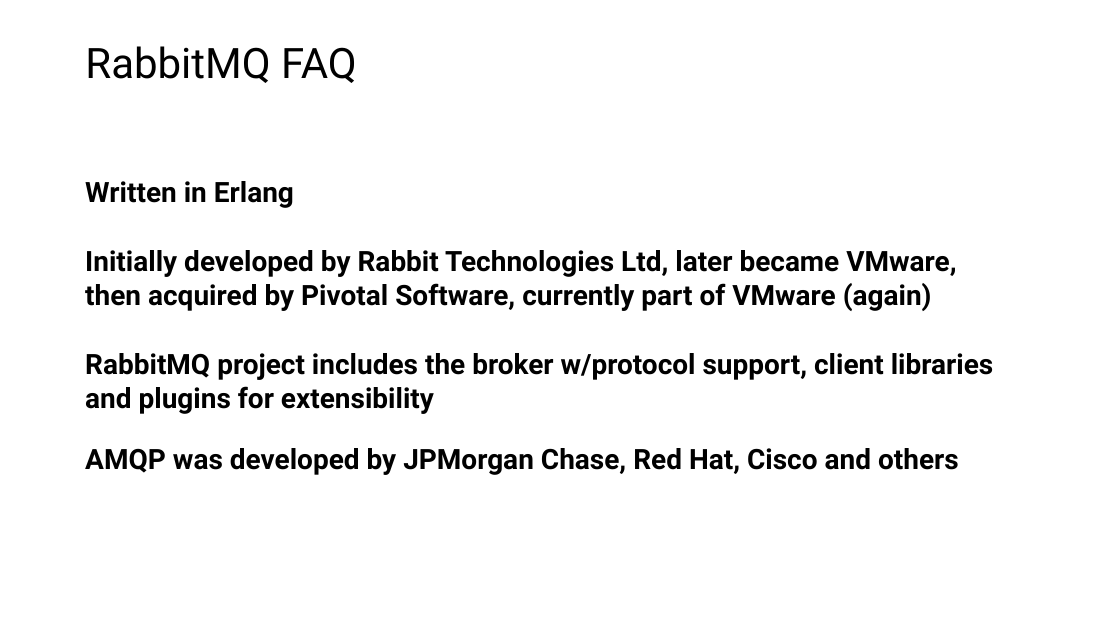
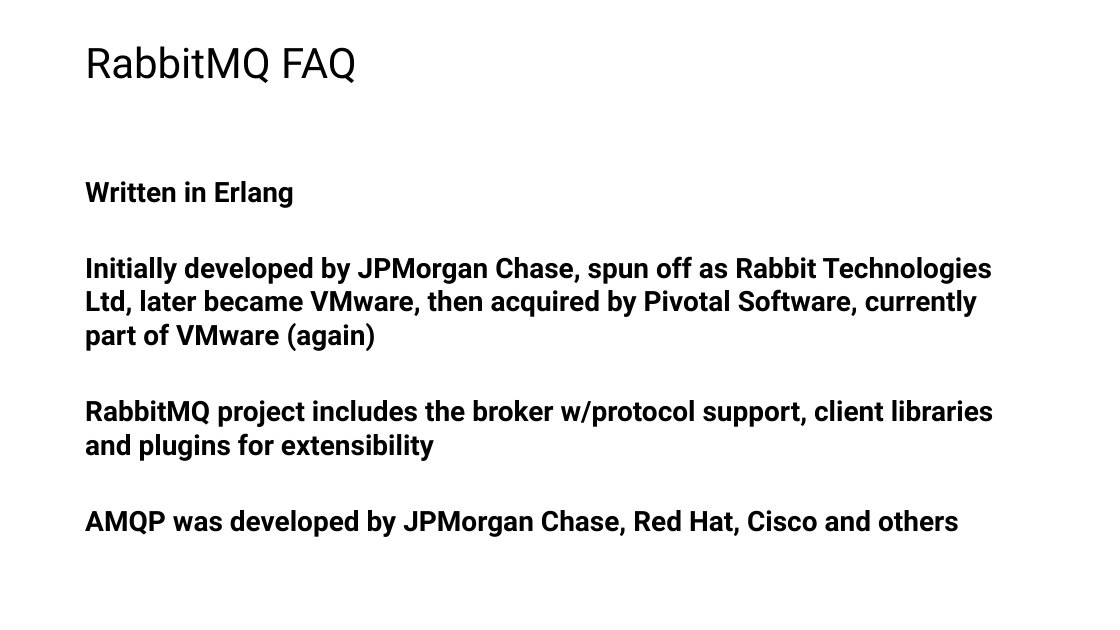
Before and after one commit to roblappcoupa/rabbitmq-presentation, a slide deck: slide 5 of Docs/RabbitMQ.pptx. Drawn at 1120x630 pixels with LibreOffice and Linux fonts; fonts in the diff are those of the drawing. Boxes give left, top, right and bottom in pixels: in the first picture for what was removed or moved away, otherwise in the second. Text is boxed around its words. In the diff, an @@ line names an element or a change of style, - is before the commit and + after.

```diff
--- a/Docs/RabbitMQ.pptx
+++ b/Docs/RabbitMQ.pptx
@@ text at (85,256,992,351): text changed @@
-Initially developed by Rabbit Technologies Ltd, later became VMware, then acquired by Pivotal Software, currently part of VMware (again)
+Initially developed by JPMorgan Chase, spun off as Rabbit Technologies Ltd, later became VMware, then acquired by Pivotal Software, currently part of VMware (again)
@@ text "RabbitMQ project includes the broker ...": place and size @@
-text "RabbitMQ project includes the broker ..." at (85,353,994,414)
+text "RabbitMQ project includes the broker ..." at (85,400,994,461)
@@ text "AMQP was developed by JPMorgan ...": place and size @@
-text "AMQP was developed by JPMorgan ..." at (85,448,959,475)
+text "AMQP was developed by JPMorgan ..." at (85,510,959,537)
```
Also in this commit, not shown: 5 other slides changed, 1 slide added, 1 other file.
